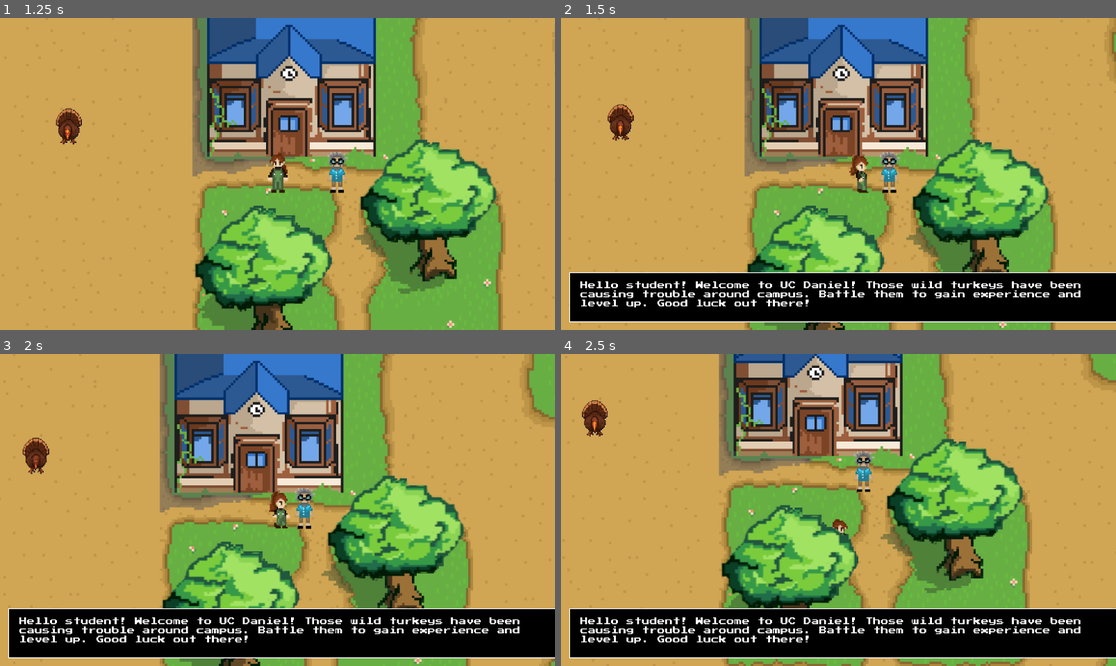
Above: before the commit, frames 1-4 (two rows, left to right).
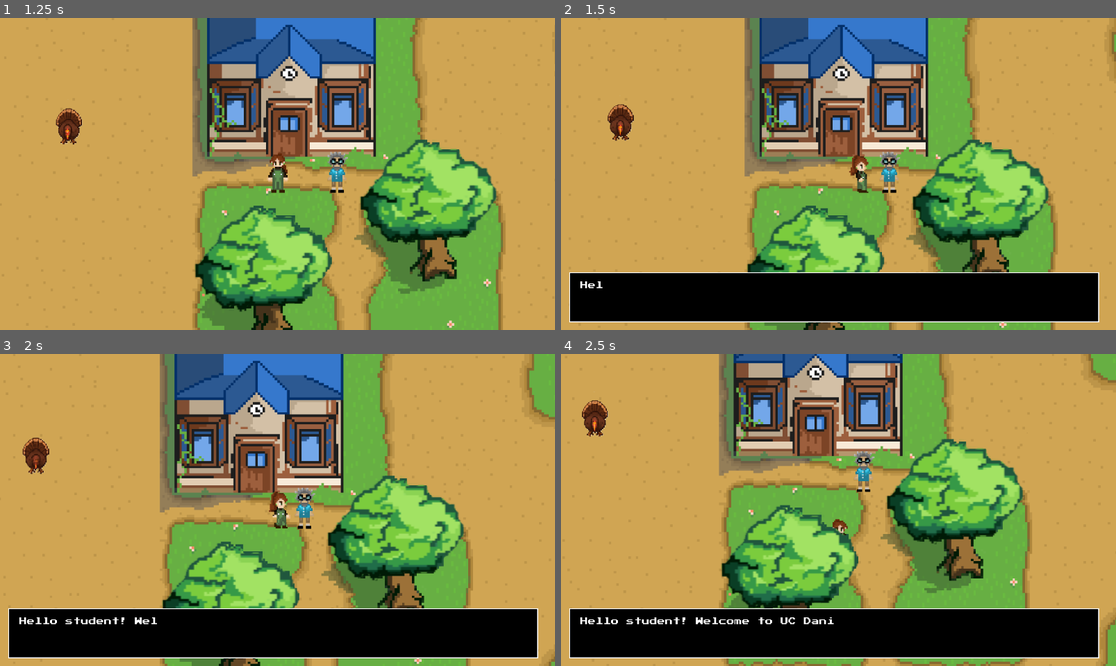
Above: after the commit, the same moments.

Repository: DrewCoding/179-Final-Project
Game: Godot game, scene res://Scenes/new_map_test.tscn
The game is run twice, just before and just after one commit, with the same random seed, the same clock (stepped at 60 frames per second) and the same inputs.
Inputs:
- Up to frame 1 (1.25 s): click "Start Game" at 0.5 s
- Up to frame 2 (1.5 s): hold D (right) from 1.28 s (still down); tap G (shop) at 1.35 s
- Up to frame 3 (2 s): keep holding D (right); tap G (shop) at 1.52, 1.82 s
- Up to frame 4 (2.5 s): release D (right) at 2.03 s; hold S (down) from 2.03 s (still down); tap Space (Level Up) at 2.1 s; tap G (shop) at 2.27, 2.3 s

Frame 1 is identical in both runs. In frame 2, 2.5% of the frame differs, in the area x 3-100%, y 81-98%; in frame 3, 2.3%; in frame 4, 2.1%.

Commit message:
Added dialogue animations with sound effects

Diff:
--- a/aggiemon/Scenes/TextboxLayer.tscn
+++ b/aggiemon/Scenes/TextboxLayer.tscn
@@ -8,6 +8,7 @@
 [node name="Textbox" parent="." instance=ExtResource("1_snfbl")]
 offset_left = 1.0
 offset_right = 41.0
+theme_override_constants/margin_right = 76
 
 [node name="TextSFX" type="AudioStreamPlayer" parent="."]
 stream = ExtResource("2_lxiei")
--- a/aggiemon/Scenes/textbox.tscn
+++ b/aggiemon/Scenes/textbox.tscn
@@ -51,5 +51,5 @@
 size_flags_vertical = 1
 theme_override_fonts/font = ExtResource("1_psw4q")
 text = "Text!Text!Text!Text!Text!Text!Text!Text!"
-autowrap_mode = 1
+autowrap_mode = 2
 clip_text = true
--- a/aggiemon/Scripts/textbox_layer.gd
+++ b/aggiemon/Scripts/textbox_layer.gd
@@ -4,8 +4,11 @@
 @onready var textbox_container = $Textbox
 @onready var label = $Textbox/Panel/MarginContainer/HBoxContainer/Label
 @onready var text_sfx: AudioStreamPlayer = $TextSFX
+@onready var tween = get_tree().create_tween()
+@onready var player : Player = $"../Player"
 
-var tween
+@export var num_visible_character_per_loop = 2
+@export var speed_of_character_read = 0.03
 
 func _ready() -> void:
 	hide_textbox()
@@ -19,11 +22,15 @@
 
 func add_text(text):
 	label.text = text
+	label.visible_ratio = 0.0
 	show_textbox()
-	if text_sfx:
-		if text_sfx.playing:
-			text_sfx.stop()
-		text_sfx.play()
+	for i in label.text.length():
+		label.visible_characters = i + num_visible_character_per_loop
+		await get_tree().create_timer(speed_of_character_read).timeout
+		if text_sfx:
+			if text_sfx.playing:
+				text_sfx.stop()
+			text_sfx.play()
 
 	# Calculate display time based on text length (roughly 0.05 seconds per character, minimum 4 seconds)
 	var display_time = max(4.0, text.length() * 0.05)
Not shown: 1 places in aggiemon/Scenes/TextboxLayer.tscn that only renumber resources
Not shown: 2 places in aggiemon/Scenes/new_map_test.tscn that only renumber resources
